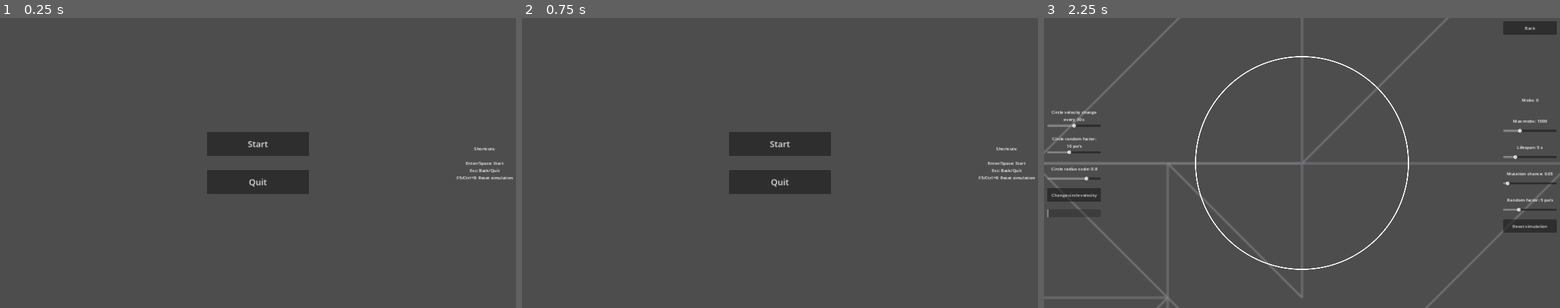
Above: before the commit, frames 1-3 (left to right).
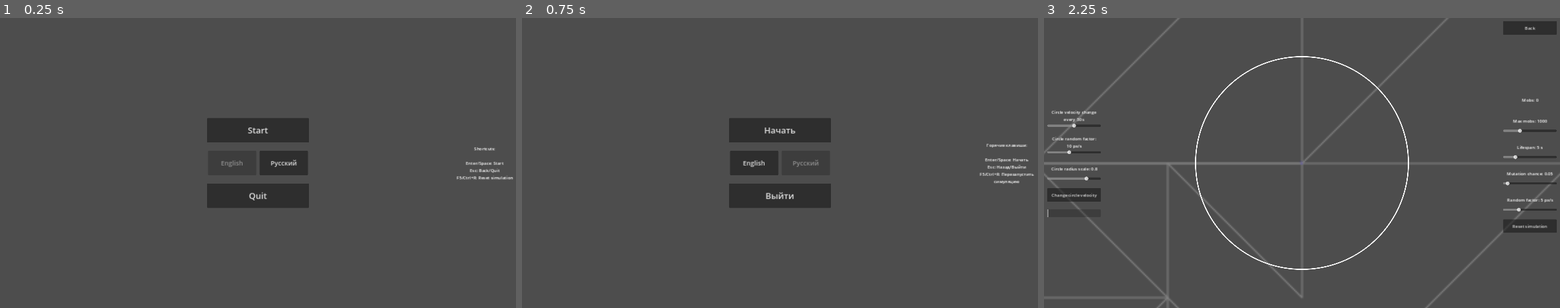
Above: after the commit, the same moments.

Repository: 11ALX11/Natural-selection-demo
Game: Godot game, scene res://scenes/main_scene_node.tscn
Same seed, same stepped clock (60 frames per second), same inputs: the game is played once before the commit and once after it.
Inputs (mouse positions are in pixels of both pictures, inside the frame that each line leads up to):
- Up to frame 1 (0.25 s): no input
- Up to frame 2 (0.75 s): click (805, 163) at 0.5 s, where only the run after the commit has a clickable "Русский"
- Up to frame 3 (2.25 s): click (1276, 163) at 1.25 s, where only the run after the commit has a clickable "English"; click "Start" at 2 s

The runs differ from the first frame. In frame 1, 3.4% of the frame differs, in the area x 40-60%, y 34-66%; in frame 2, 4.0%, in the area x 40-100%, y 34-66%; in frame 3, nothing differs.

Commit message:
working on localization, add en, ru

Diff:
--- a/project.godot
+++ b/project.godot
@@ -31,3 +31,9 @@
 , Object(InputEventKey,"resource_local_to_scene":false,"resource_name":"","device":-1,"window_id":0,"alt_pressed":false,"shift_pressed":false,"ctrl_pressed":true,"meta_pressed":false,"pressed":false,"keycode":0,"physical_keycode":82,"key_label":0,"unicode":114,"echo":false,"script":null)
 ]
 }
+
+[internationalization]
+
+locale/translation_remaps={}
+locale/translations=PackedStringArray("res://locale/en.po", "res://locale/ru.po")
+locale/translations_pot_files=PackedStringArray("res://scenes/start_menu/start_menu.tscn", "res://scenes/in_world_ui/in_world_ui.tscn", "res://scenes/main_scene_node.gd", "res://scenes/in_world_ui/in_world_ui.gd")
--- a/scenes/in_world_ui/in_world_ui.gd
+++ b/scenes/in_world_ui/in_world_ui.gd
@@ -39,30 +39,30 @@
 
 
 func _on_max_mobs_h_slider_value_changed(value):
-	get_node("RightControlGroup/MarginContainer2/MaxMobsGroup/MaxMobs").text = "Max mobs: " + str(value)
+	get_node("RightControlGroup/MarginContainer2/MaxMobsGroup/MaxMobs").text = tr("Max mobs: {value}").format({value = str(value)})
 	max_mobs_change.emit(value)
 
 func _on_lifespan_h_slider_value_changed(value):
-	get_node("RightControlGroup/MarginContainer3/LifespanGroup/Lifespan").text = "Lifespan: " + str(value) + " s"
+	get_node("RightControlGroup/MarginContainer3/LifespanGroup/Lifespan").text = tr("Lifespan: {value} s").format({value = str(value) })
 	lifespan_change.emit(value)
 
 func _on_mutation_chance_h_slider_value_changed(value):
-	get_node("RightControlGroup/MarginContainer4/MutationChanceGroup/MutationChance").text = "Mutation chance: " + str(value)
+	get_node("RightControlGroup/MarginContainer4/MutationChanceGroup/MutationChance").text = tr("Mutation chance: {value}").format({value = str(value)})
 	mutation_chance_change.emit(value)
 
 func _on_random_factor_h_slider_value_changed(value):
-	get_node("RightControlGroup/MarginContainer5/RandomFactorGroup/RandomFactor").text = "Random factor: " + str(value) + " px/s"
+	get_node("RightControlGroup/MarginContainer5/RandomFactorGroup/RandomFactor").text = tr("Random factor: {value} px/s").format({value = str(value)})
 	random_factor_change.emit(value)
 
 
 func _on_circle_velocity_time_change_h_slider_value_changed(value):
-	$LeftControlGroup/MarginContainer/CircleVelocityTimeChangeGroup/CircleVelocityTimeChange.text = "Circle velocity change\nevery " + str(value) + " s"
+	$LeftControlGroup/MarginContainer/CircleVelocityTimeChangeGroup/CircleVelocityTimeChange.text = tr("Circle velocity change\nevery {value} s").format({value = str(value)})
 	circle_velocity_time_change.emit(value)
 
 func _on_circle_random_factor_h_slider_value_changed(value):
-	$LeftControlGroup/MarginContainer2/CircleRandomFactorGroup/CircleRandomFactor.text = "Circle random factor:\n" + str(value) + " px/s"
+	$LeftControlGroup/MarginContainer2/CircleRandomFactorGroup/CircleRandomFactor.text = tr("Circle random factor:\n{value} px/s").format({value = str(value)})
 	circle_random_factor.emit(value)
 
 func _on_circle_radius_h_slider_value_changed(value):
-	$LeftControlGroup/MarginContainer5/CircleRadiusGroup/CircleRadius.text = "Circle radius scale: " + str(value)
+	$LeftControlGroup/MarginContainer5/CircleRadiusGroup/CircleRadius.text = tr("Circle radius scale: {value}").format({value = str(value)})
 	circle_scale.emit(value)
--- a/scenes/in_world_ui/in_world_ui.tscn
+++ b/scenes/in_world_ui/in_world_ui.tscn
@@ -71,7 +71,7 @@
 custom_minimum_size = Vector2(200, 50)
 layout_mode = 2
 text = "Circle velocity change
-every $ s"
+every {value} s"
 horizontal_alignment = 1
 vertical_alignment = 1
 autowrap_mode = 2
@@ -98,7 +98,7 @@
 custom_minimum_size = Vector2(200, 50)
 layout_mode = 2
 text = "Circle random factor:
-$ px/s"
+{value} px/s"
 horizontal_alignment = 1
 vertical_alignment = 1
 autowrap_mode = 2
@@ -124,7 +124,7 @@
 [node name="CircleRadius" type="Label" parent="LeftControlGroup/MarginContainer5/CircleRadiusGroup"]
 custom_minimum_size = Vector2(200, 50)
 layout_mode = 2
-text = "Circle radius scale: $"
+text = "Circle radius scale: {value}"
 horizontal_alignment = 1
 vertical_alignment = 1
 autowrap_mode = 2
@@ -187,7 +187,7 @@
 [node name="MobsCount" type="Label" parent="RightControlGroup/MarginContainer"]
 custom_minimum_size = Vector2(200, 50)
 layout_mode = 2
-text = "Mobs: 0"
+text = "Mobs: {value}"
 horizontal_alignment = 1
 vertical_alignment = 1
 
@@ -204,7 +204,7 @@
 [node name="MaxMobs" type="Label" parent="RightControlGroup/MarginContainer2/MaxMobsGroup"]
 custom_minimum_size = Vector2(200, 50)
 layout_mode = 2
-text = "Max mobs: $"
+text = "Max mobs: {value}"
 horizontal_alignment = 1
 vertical_alignment = 1
 
@@ -230,7 +230,7 @@
 [node name="Lifespan" type="Label" parent="RightControlGroup/MarginContainer3/LifespanGroup"]
 custom_minimum_size = Vector2(200, 50)
 layout_mode = 2
-text = "Lifespan: $ s"
+text = "Lifespan: {value} s"
 horizontal_alignment = 1
 vertical_alignment = 1
 
@@ -254,7 +254,7 @@
 [node name="MutationChance" type="Label" parent="RightControlGroup/MarginContainer4/MutationChanceGroup"]
 custom_minimum_size = Vector2(200, 50)
 layout_mode = 2
-text = "Mutation chance: $"
+text = "Mutation chance: {value}"
 horizontal_alignment = 1
 vertical_alignment = 1
 
@@ -277,7 +277,7 @@
 [node name="RandomFactor" type="Label" parent="RightControlGroup/MarginContainer5/RandomFactorGroup"]
 custom_minimum_size = Vector2(200, 50)
 layout_mode = 2
-text = "Random factor: $ px/s"
+text = "Random factor: {value} px/s"
 horizontal_alignment = 1
 vertical_alignment = 1
 
--- a/scenes/main_scene_node.gd
+++ b/scenes/main_scene_node.gd
@@ -1,4 +1,5 @@
 extends Node
+
 
 @export var mob_scene: PackedScene = preload("res://scenes/world/mob/mob.tscn")
 
@@ -16,35 +17,42 @@
 
 @export var IS_TIGHT_LIMIT: int = 4 # Max amount of mobs packed together
 
+
 func _ready():
 	$HUD/StartMenu.grab_focus()
+	var locale = TranslationServer.get_locale()
+	if locale == "ru_RU":
+		$HUD/StartMenu._on_ru_button_pressed()
+	if locale == "en_US":
+		$HUD/StartMenu._on_en_button_pressed()
 
 	# Export values
-	$HUD/InWorldUI/RightControlGroup/MarginContainer2/MaxMobsGroup/MaxMobs.text = "Max mobs: " + str(max_mobs)
+	$HUD/InWorldUI/RightControlGroup/MarginContainer2/MaxMobsGroup/MaxMobs.text = tr("Max mobs: {value}").format({value = str(max_mobs)})
 	$HUD/InWorldUI/RightControlGroup/MarginContainer2/MaxMobsGroup/HSlider.value = max_mobs
 
-	$HUD/InWorldUI/RightControlGroup/MarginContainer3/LifespanGroup/Lifespan.text = "Lifespan: " + str(max_lifespan) + " s"
+	$HUD/InWorldUI/RightControlGroup/MarginContainer3/LifespanGroup/Lifespan.text = tr("Lifespan: {value} s").format({value = str(max_lifespan)})
 	$HUD/InWorldUI/RightControlGroup/MarginContainer3/LifespanGroup/HSlider.value = max_lifespan
 
-	$HUD/InWorldUI/RightControlGroup/MarginContainer4/MutationChanceGroup/MutationChance.text = "Mutation chance: " + str(mutation_chance)
+	$HUD/InWorldUI/RightControlGroup/MarginContainer4/MutationChanceGroup/MutationChance.text = tr("Mutation chance: {value}").format({value = str(mutation_chance)})
 	$HUD/InWorldUI/RightControlGroup/MarginContainer4/MutationChanceGroup/HSlider.value = mutation_chance
 
-	$HUD/InWorldUI/RightControlGroup/MarginContainer5/RandomFactorGroup/RandomFactor.text = "Random factor: " + str(random_factor) + " px/s"
+	$HUD/InWorldUI/RightControlGroup/MarginContainer5/RandomFactorGroup/RandomFactor.text = tr("Random factor: {value} px/s").format({value = str(random_factor)})
 	$HUD/InWorldUI/RightControlGroup/MarginContainer5/RandomFactorGroup/HSlider.value = random_factor
 
-	$HUD/InWorldUI/LeftControlGroup/MarginContainer/CircleVelocityTimeChangeGroup/CircleVelocityTimeChange.text = "Circle velocity change\nevery " + str(circle_velocity_change_time) + " s"
+	$HUD/InWorldUI/LeftControlGroup/MarginContainer/CircleVelocityTimeChangeGroup/CircleVelocityTimeChange.text = tr("Circle velocity change\nevery {value} s").format({value = str(circle_velocity_change_time)})
 	$HUD/InWorldUI/LeftControlGroup/MarginContainer/CircleVelocityTimeChangeGroup/HSlider.value = circle_velocity_change_time
 	$World.circle_velocity_change_time = circle_velocity_change_time
 	$HUD/InWorldUI.circle_velocity_change_time = circle_velocity_change_time
 	$HUD/InWorldUI/LeftControlGroup/MarginContainer4/CircleProgressBar.max_value = circle_velocity_change_time
 
-	$HUD/InWorldUI/LeftControlGroup/MarginContainer2/CircleRandomFactorGroup/CircleRandomFactor.text = "Circle random factor:\n" + str(circle_random_factor) + " px/s"
+	$HUD/InWorldUI/LeftControlGroup/MarginContainer2/CircleRandomFactorGroup/CircleRandomFactor.text = tr("Circle random factor:\n{value} px/s").format({value = str(circle_random_factor)})
 	$HUD/InWorldUI/LeftControlGroup/MarginContainer2/CircleRandomFactorGroup/HSlider.value = circle_random_factor
 	$World.circle_random_factor = circle_random_factor
 
-	$HUD/InWorldUI/LeftControlGroup/MarginContainer5/CircleRadiusGroup/CircleRadius.text = "Circle radius scale: " + str(circle_scale)
+	$HUD/InWorldUI/LeftControlGroup/MarginContainer5/CircleRadiusGroup/CircleRadius.text = tr("Circle radius scale: {value}").format({value = str(circle_scale)})
 	$HUD/InWorldUI/LeftControlGroup/MarginContainer5/CircleRadiusGroup/HSlider.value = circle_scale
 	$World/LifeZone.scale = Vector2(circle_scale, circle_scale)
+
 
 func _on_start_menu_start():
 	$HUD/StartMenu.hide()
@@ -87,6 +95,7 @@
 	reset_circle_progress_bar()
 	$World.launch_circle()
 
+
 func spawn_mob(parent_pos: Vector2, parent_vel: Vector2):
 	var x_dir = (randi() % 2) - 1
 	var y_dir = (randi() % 2) - 1
@@ -95,7 +104,7 @@
 	var cnt: int = 0
 	var mobs: Array[Node] = get_tree().get_nodes_in_group("Mob")
 	var is_tight = mobs.any(
-		func(node):
+		func(node: RigidBody2D):
 			if node.position.distance_squared_to(spawn_position) <= mob_size*mob_size:
 				cnt += 1
 			return cnt >= IS_TIGHT_LIMIT # True, if it is too tight
@@ -123,7 +132,7 @@
 
 func update_mobs_count():
 	mobs_count = get_tree().get_nodes_in_group("mobs").size()
-	get_node("HUD/InWorldUI/RightControlGroup/MarginContainer/MobsCount").text = "Mobs: " + str(mobs_count)
+	get_node("HUD/InWorldUI/RightControlGroup/MarginContainer/MobsCount").text = tr("Mobs: {value}").format({value = str(mobs_count)})
 
 
 func _on_mob_died():
@@ -178,3 +187,7 @@
 
 func _on_mob_checker_timer_timeout():
 	update_mobs_count()
+
+
+func _on_start_menu_changed_locale(locale):
+	TranslationServer.set_locale(locale)
--- a/scenes/main_scene_node.tscn
+++ b/scenes/main_scene_node.tscn
@@ -25,6 +25,7 @@
 
 [connection signal="circle_velocity_changed" from="World" to="." method="reset_circle_progress_bar"]
 [connection signal="life_zone_exit" from="World" to="." method="_on_world_life_zone_exit"]
+[connection signal="changed_locale" from="HUD/StartMenu" to="." method="_on_start_menu_changed_locale"]
 [connection signal="quit" from="HUD/StartMenu" to="." method="_on_start_menu_quit"]
 [connection signal="start" from="HUD/StartMenu" to="." method="_on_start_menu_start"]
 [connection signal="circle_change" from="HUD/InWorldUI" to="." method="_on_in_world_ui_circle_change"]
--- a/scenes/start_menu/start_menu.gd
+++ b/scenes/start_menu/start_menu.gd
@@ -3,6 +3,14 @@
 
 signal start
 signal quit
+
+signal changed_locale(locale: String)
+
+
+var EN_LOCALE = "en_US"
+var RU_LOCALE = "ru_RU"
+
+var locale = EN_LOCALE
 
 
 func _on_start_button_pressed():
@@ -11,3 +19,27 @@
 
 func _on_quit_button_pressed():
 	quit.emit()
+
+
+func _on_en_button_pressed():
+	if locale != EN_LOCALE:
+		$Center/MarginContainer3/TabContainer.get_children().all(
+			func(btn: Button):
+				btn.disabled = false
+				return true
+		)
+		$Center/MarginContainer3/TabContainer/EnButton.disabled = true
+		locale = EN_LOCALE
+		changed_locale.emit(EN_LOCALE)
+
+
+func _on_ru_button_pressed():
+	if locale != RU_LOCALE:
+		$Center/MarginContainer3/TabContainer.get_children().all(
+			func(btn: Button):
+				btn.disabled = false
+				return true
+		)
+		$Center/MarginContainer3/TabContainer/RuButton.disabled = true
+		locale = RU_LOCALE
+		changed_locale.emit(RU_LOCALE)
--- a/scenes/start_menu/start_menu.tscn
+++ b/scenes/start_menu/start_menu.tscn
@@ -53,6 +53,34 @@
 shortcut = SubResource("Shortcut_fhncf")
 text = "Start"
 
+[node name="MarginContainer3" type="MarginContainer" parent="Center"]
+layout_mode = 2
+size_flags_horizontal = 4
+theme_override_constants/margin_top = 4
+theme_override_constants/margin_bottom = 4
+metadata/_edit_group_ = true
+
+[node name="TabContainer" type="HSplitContainer" parent="Center/MarginContainer3"]
+layout_mode = 2
+dragger_visibility = 1
+
+[node name="EnButton" type="Button" parent="Center/MarginContainer3/TabContainer"]
+custom_minimum_size = Vector2(180, 90)
+layout_mode = 2
+auto_translate = false
+focus_mode = 0
+theme_override_font_sizes/font_size = 24
+disabled = true
+text = "English"
+
+[node name="RuButton" type="Button" parent="Center/MarginContainer3/TabContainer"]
+custom_minimum_size = Vector2(180, 90)
+layout_mode = 2
+auto_translate = false
+focus_mode = 0
+theme_override_font_sizes/font_size = 24
+text = "Русский"
+
 [node name="MarginContainer2" type="MarginContainer" parent="Center"]
 layout_mode = 2
 theme_override_constants/margin_top = 24
@@ -96,4 +124,6 @@
 vertical_alignment = 1
 
 [connection signal="pressed" from="Center/MarginContainer/StartButton" to="." method="_on_start_button_pressed"]
+[connection signal="pressed" from="Center/MarginContainer3/TabContainer/EnButton" to="." method="_on_en_button_pressed"]
+[connection signal="pressed" from="Center/MarginContainer3/TabContainer/RuButton" to="." method="_on_ru_button_pressed"]
 [connection signal="pressed" from="Center/MarginContainer2/QuitButton" to="." method="_on_quit_button_pressed"]
Not shown, added: locale/en.po
Not shown, added: locale/ru.po
